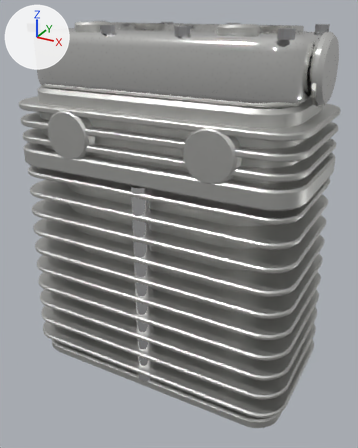
One commit to the glTF model assets/bike_parts/head/twin/big_valve_ported.glb: the scene before it, then after it.
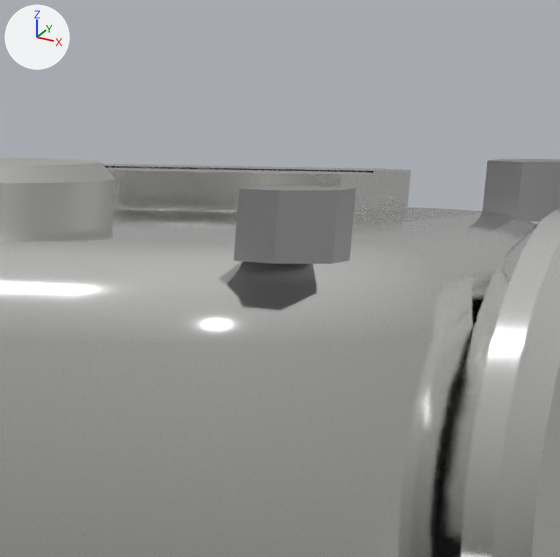
The first picture shows the older version from a 50 mm camera at (0.256, -0.348, 0.211) aimed at (0.066, -0.003, 0.038). The close-ups show the older and then the newer version on the part from 68% to 91% of the width and 0% to 19% of the height of that picture. Only the edits that show in the close-ups are written down. Arrows for +X, +Y and +Z are at upper left; the lights stay in place. Objects named as collision shapes, trigger or cutter boxes, shadow casters or lower levels of detail are left out. Where no turn or scale is listed for an object, it has been applied to the vertices. Vertices at exactly the same position are counted once.

Script lines for the objects in view, before the commit:
```python
me_lod0 = bpy.data.meshes.new('lod0')
me_lod0.from_pydata(...)  # 3678 vertices, 7204 faces; spans x -0.064..0.184, y -0.064..0.064, z -0.1..0.2
# faces by material slot: [5936, 104, 1004, 160]
me_lod0.materials.append(mat_cast_alloy)  # light grey #cbcbc8
me_lod0.materials.append(mat_chrome)  # white #f9f9fa
me_lod0.materials.append(mat_polished_alloy)  # white #f1f1ef
me_lod0.materials.append(mat_raw_steel)  # grey #b3b3b5
ob_lod0 = bpy.data.objects.new('lod0', me_lod0)
ob_lod0.location = (0.0, 0.0, 0.0)
```
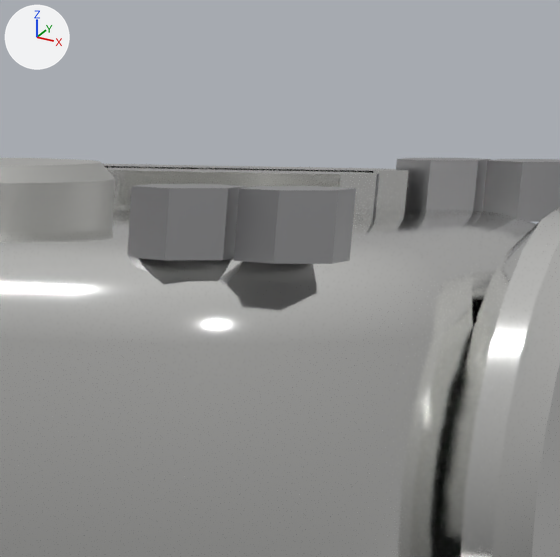
Pixel boxes [x1, y1, x2, y2] of what changed, in the close-ups (560 x 557 px):
```json
{"part": 1, "of": "me_lod0", "change": "added", "after": [127, 184, 247, 260]}
{"part": 2, "of": "me_lod0", "change": "added", "after": [396, 158, 491, 211]}
```

Scene script edits in JSON lines:
```json
{"block": "me_lod0", "where": "# used by ob_lod0; location = (0.0, 0.0, 0.0)"}
{"op": "remove", "block": "me_lod0", "code": "me_lod0.from_pydata(...)  # 3678 vertices, 7204 faces; spans x -0.064..0.184, y -0.064..0.064, z -0.1..0.2"}
{"op": "add", "block": "me_lod0", "code": "me_lod0.from_pydata(...)  # 3750 vertices, 7324 faces; spans x -0.064..0.184, y -0.064..0.064, z -0.1..0.2"}
{"block": "me_lod0", "change": "me_lod0 part 1: a new loose piece, a 6-sided cylinder along z spanning x 0.1455..0.1545, y -0.0472..-0.0368, z 0.193..0.199, in mat_raw_steel (grey #b3b3b5)"}
{"block": "me_lod0", "change": "me_lod0 part 2: a new loose piece, a 6-sided cylinder along z spanning x 0.1455..0.1545, y 0.0368..0.0472, z 0.193..0.199, in mat_raw_steel (grey #b3b3b5)"}
{"block": "me_lod0", "change": "other edits to the shape of me_lod0 do not show in these pictures"}
```
